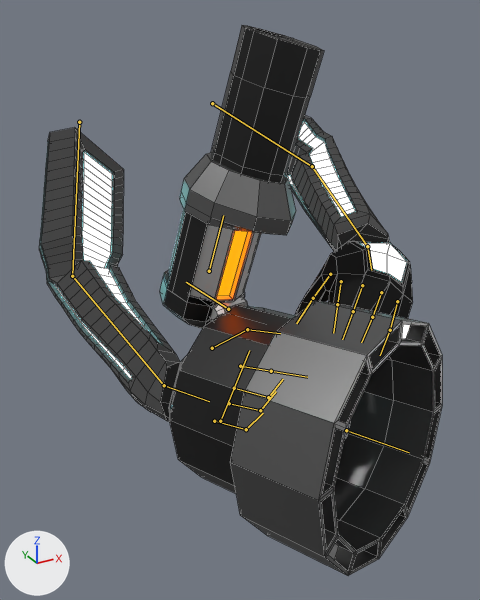
One commit to the Blender file Assets/weapons/shot/chautshot - Copy.blend: the scene before it, then after it.
Before and after are seen from a 50 mm camera at (-19.8, -43.4, 4.4) aimed at (-1.6, -10.2, -12.2). Arrows for +X, +Y and +Z are at lower left; the lights stay in place. Both versions are drawn at frame 134 of the action 'ViewmodelArmatureAction'; the numbers are the values there. The bones that bend it are drawn over the model as lines. Mesh edges are drawn as thin lines.

In view in the first picture: 'Arms', 'Cylinder.005'.
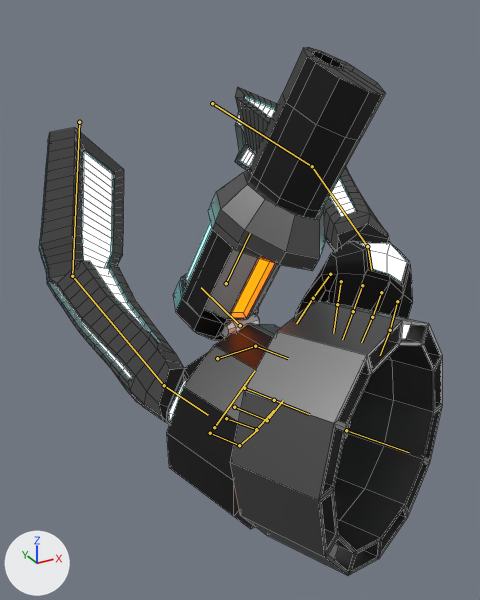
Commit message: chautshot animations

Changed parts and their boxes [x1, y1, x2, y2] in the pictures (480 x 600 px):
'Cylinder.005', posed: before [160, 25, 442, 576]; after [167, 47, 442, 576]
'Arms', posed (10% taller): before [39, 115, 413, 422]; after [39, 87, 413, 424]

The edits, one by one:
Bone 'HandIK.R' (bone_handik_r) turns from (30, 18, -2) to (29, 8, -7) degrees about its own x, y and z.
